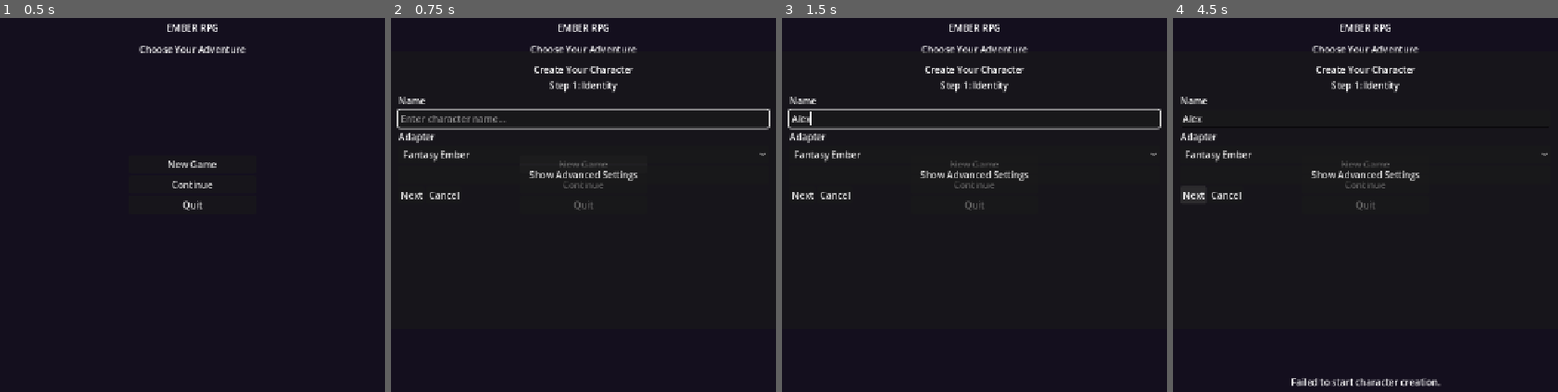
Above: before the commit, frames 1-4 (left to right).
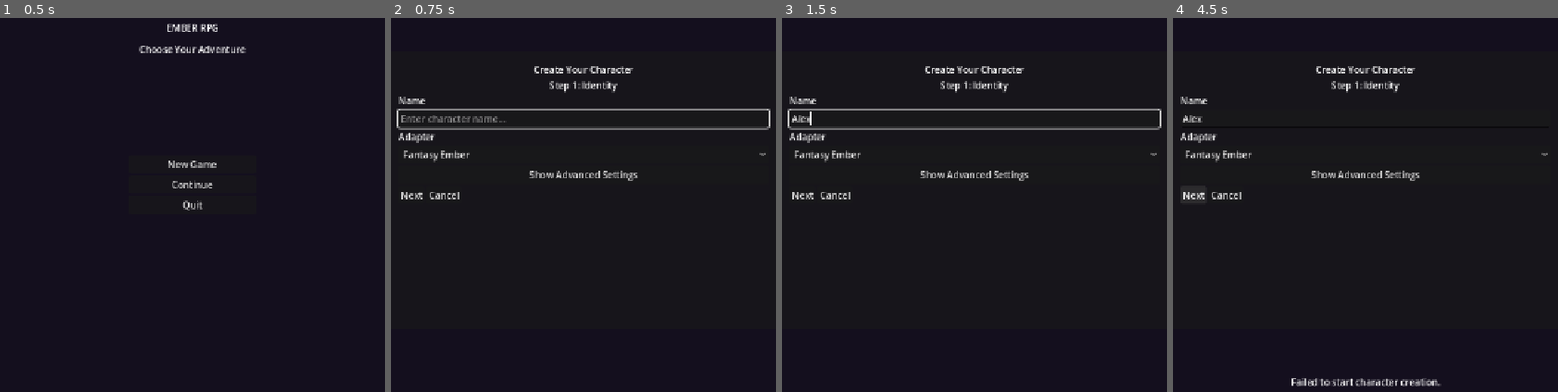
Above: after the commit, the same moments.

Repository: msbel5/ember-rpg
Game: Godot game, scene res://scenes/title_screen.tscn
Two runs of this game, one before a commit and one after it. Both use one fixed random seed, a clock stepped at 60 frames per second and the inputs below.
Inputs (mouse positions are in pixels of both pictures, inside the frame that each line leads up to):
- Up to frame 1 (0.5 s): no input
- Up to frame 2 (0.75 s): click "New Game" at 0.5 s
- Up to frame 3 (1.5 s): click (974, 118) at 1.27 s; type "Alex" at 1.35 s
- Up to frame 4 (4.5 s): click (1365, 163) at 2 s, where only the run before the commit has a clickable "New Game"; click (1365, 186) at 2.75 s, where only the run before the commit has a clickable "Continue"; click (1365, 186) at 3.5 s, where only the run before the commit has a clickable "Continue"; click "Next" at 4.25 s

Frame 1 is identical in both runs. In frame 2, 0.8% of the frame differs, in the area x 36-64%, y 1-52%; in frame 3, 0.8%; in frame 4, 0.8%.

Commit message:
Fix title flow focus and log live QA findings

Diff:
--- a/godot-client/scenes/title_screen.gd
+++ b/godot-client/scenes/title_screen.gd
@@ -32,6 +32,9 @@
 @onready var new_game_btn: Button = $VBoxContainer/NewGameButton
 @onready var continue_btn: Button = $VBoxContainer/ContinueButton
 @onready var quit_btn: Button = $VBoxContainer/QuitButton
+@onready var main_menu: VBoxContainer = $VBoxContainer
+@onready var title_label: Label = $TitleLabel
+@onready var subtitle_label: Label = $SubtitleLabel
 @onready var creation_panel: Panel = $CharacterCreation
 @onready var status_label: Label = $StatusLabel
 
@@ -121,6 +124,7 @@
 	creation_panel.visible = true
 	creation_payload = {}
 	wizard_step = STEP_IDENTITY
+	_refresh_shell_visibility()
 	_refresh_creation_view()
 	name_input.grab_focus()
 
@@ -349,6 +353,8 @@
 	auto_assign_button.disabled = busy
 	if not message.is_empty():
 		status_label.text = message
+	elif not busy:
+		status_label.text = ""
 
 
 func _refresh_creation_view() -> void:
@@ -381,6 +387,7 @@
 		_update_build_view()
 	elif wizard_step == STEP_SUMMARY:
 		_update_summary_preview()
+	call_deferred("_focus_primary_creation_control")
 
 
 func _on_toggle_advanced() -> void:
@@ -396,6 +403,7 @@
 	creation_panel.visible = false
 	load_browser.visible = true
 	status_label.text = ""
+	_refresh_shell_visibility()
 	load_player_input.text = _last_player_id()
 	load_status_label.text = "Choose a save slot to continue."
 	_clear_load_rows()
@@ -408,6 +416,7 @@
 	load_browser.visible = false
 	load_status_label.text = "Choose a save slot to continue."
 	_clear_load_rows()
+	_refresh_shell_visibility()
 	new_game_btn.grab_focus()
 
 
@@ -693,6 +702,7 @@
 	load_status_label.text = "Choose a save slot to continue."
 	_clear_load_rows()
 	_update_advanced_toggle_text()
+	_refresh_shell_visibility()
 	_refresh_creation_view()
 
 
@@ -819,3 +829,20 @@
 	else:
 		status_label.text = "Viewport capture saved: %s" % screenshot_path
 	get_viewport().set_input_as_handled()
+
+
+func _refresh_shell_visibility() -> void:
+	var show_menu_shell = not creation_panel.visible and not load_browser.visible
+	main_menu.visible = show_menu_shell
+	title_label.visible = show_menu_shell
+	subtitle_label.visible = show_menu_shell
+
+
+func _focus_primary_creation_control() -> void:
+	match wizard_step:
+		STEP_IDENTITY:
+			name_input.grab_focus()
+		STEP_QUESTIONNAIRE, STEP_ROLL, STEP_BUILD:
+			next_button.grab_focus()
+		STEP_SUMMARY:
+			start_button.grab_focus()
--- a/godot-client/tests/run_headless_tests.gd
+++ b/godot-client/tests/run_headless_tests.gd
@@ -319,6 +319,9 @@
 		title_instance._on_continue()
 		await process_frame
 		_assert_true(title_instance.get_node("LoadBrowser").visible, "TitleScreen opens the save browser for continue flow")
+		title_instance._set_busy(true, "Starting creation...")
+		title_instance._set_busy(false, "")
+		_assert_true(title_instance.get_node("StatusLabel").text.is_empty(), "TitleScreen clears stale busy status after success")
 		title_instance._apply_creation_state({
 			"creation_id": "create_1",
 			"player_name": "Chaos",
@@ -342,6 +345,10 @@
 			"recommended_alignment": "LG",
 			"recommended_skills": ["athletics", "perception"],
 		})
+		title_instance._go_to_step(title_instance.STEP_QUESTIONNAIRE)
+		await process_frame
+		var title_next_button = title_instance.get_node("CharacterCreation/VBox/ButtonRow/NextButton")
+		_assert_true(title_instance.get_viewport().gui_get_focus_owner() == title_next_button, "TitleScreen focuses Next on the questionnaire step")
 		title_instance._go_to_step(title_instance.STEP_BUILD)
 		await process_frame
 		var title_class_option = title_instance.get_node("CharacterCreation/VBox/BuildSection/ClassOption")
@@ -357,7 +364,9 @@
 		title_instance._go_to_step(title_instance.STEP_SUMMARY)
 		await process_frame
 		var title_summary = title_instance.get_node("CharacterCreation/VBox/SummarySection/SummaryText")
+		var title_start_button = title_instance.get_node("CharacterCreation/VBox/ButtonRow/StartButton")
 		_assert_true(title_summary.text.contains("recommended"), "TitleScreen summary renders creation preview text")
+		_assert_true(title_instance.get_viewport().gui_get_focus_owner() == title_start_button, "TitleScreen focuses Start Campaign on the summary step")
 		title_instance._go_to_step(title_instance.STEP_BUILD)
 		await process_frame
 		_assert_true(str(title_class_option.get_item_metadata(title_class_option.selected)) == "mage", "TitleScreen preserves manual class edits when returning from summary")
Not shown, changed: docs/qa/campaign_cutover_visual_log.md
Not shown, changed: docs/qa/demo_signoff_matrix.md
